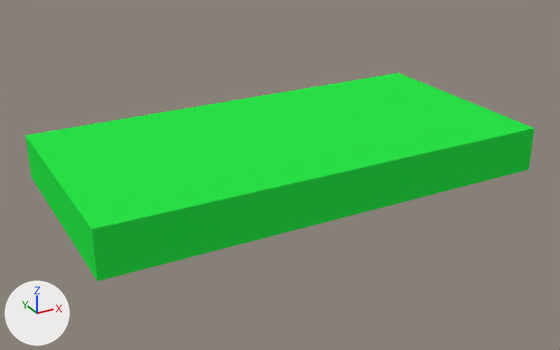
Before and after pictures for a commit that changed the Blender file 01 Models/mz-raumschiff.blend.
The view is the same before and after, from a 50 mm lens placed at (-1.56, -2.8, 1.3), pointed at (-0.03, -0.03, -0.09). The lights are fixed; the arrows at lower left show +X, +Y and +Z.

Before the edit, the objects in view are built like this:
```python
me_cube = bpy.data.meshes.new('Cube')
me_cube.from_pydata(...)  # a box spanning x -1.0..1.0, y -1.0..1.0, z -1.0..1.0
me_cube.materials.append(mat_material)  # green #2be749
ob_cube = bpy.data.objects.new('Cube', me_cube)
ob_cube.location = (0.0, 0.0, 0.0)
ob_cube.scale = (1.0, 0.5, 0.1)
```
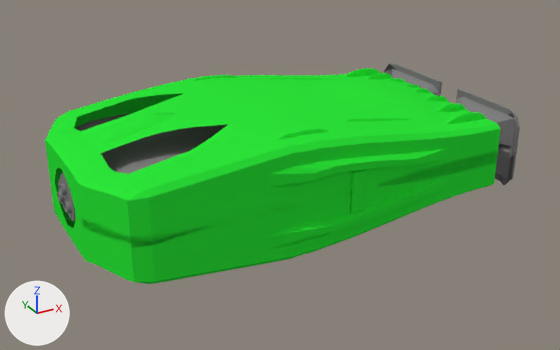
The change, as a diff of the scene's bpy script:
```diff
--- a/01 Models/mz-raumschiff.blend.py
+++ b/01 Models/mz-raumschiff.blend.py
@@ mat_material_001 @@
+mat_material_001 = diffuse_material('Material.001')
+mat_material_001.base_color = (0.22, 0.22, 0.22)  # grey #818181
@@ me_cube @@
 # used by ob_cube; location = (0.0, 0.0, 0.0); scale = (1.0, 0.5, 0.1)
-me_cube.from_pydata(...)  # 8 vertices, 6 faces; spans x -1.0..1.0, y -1.0..1.0, z -1.0..1.0
+me_cube.from_pydata(...)  # 9924 vertices, 9537 faces, 29 loose edges; spans x -1.07..1.07, y -1.15..1.1, z -1.8..1.8
+# me_cube part 1: 8 vertices removed from x -1.0..1.0, y -1.0..1.0, z -1.0..1.0; 9924 vertices added at x -1.07..1.07, y -1.15..1.1, z -1.8..1.8
 me_cube.materials.append(mat_material)
+me_cube.materials.append(mat_material_001)  # grey #818181
@@ ob_cube @@
 ob_cube.location = (0.0, 0.0, 0.0)
-ob_cube.scale = (1.0, 0.5, 0.1)
+ob_cube.rotation_euler = (0.0, 0.0, -1.571)  # degrees (0, 0, -90)
+ob_cube.scale = (0.489, 0.856, 0.155)
```

Boxes [x1, y1, x2, y2] around the edits, measured in the pictures (560 x 350 px):
'Cube', reshaped, turned, rescaled: before [25, 73, 535, 281]; after [45, 64, 520, 284]
